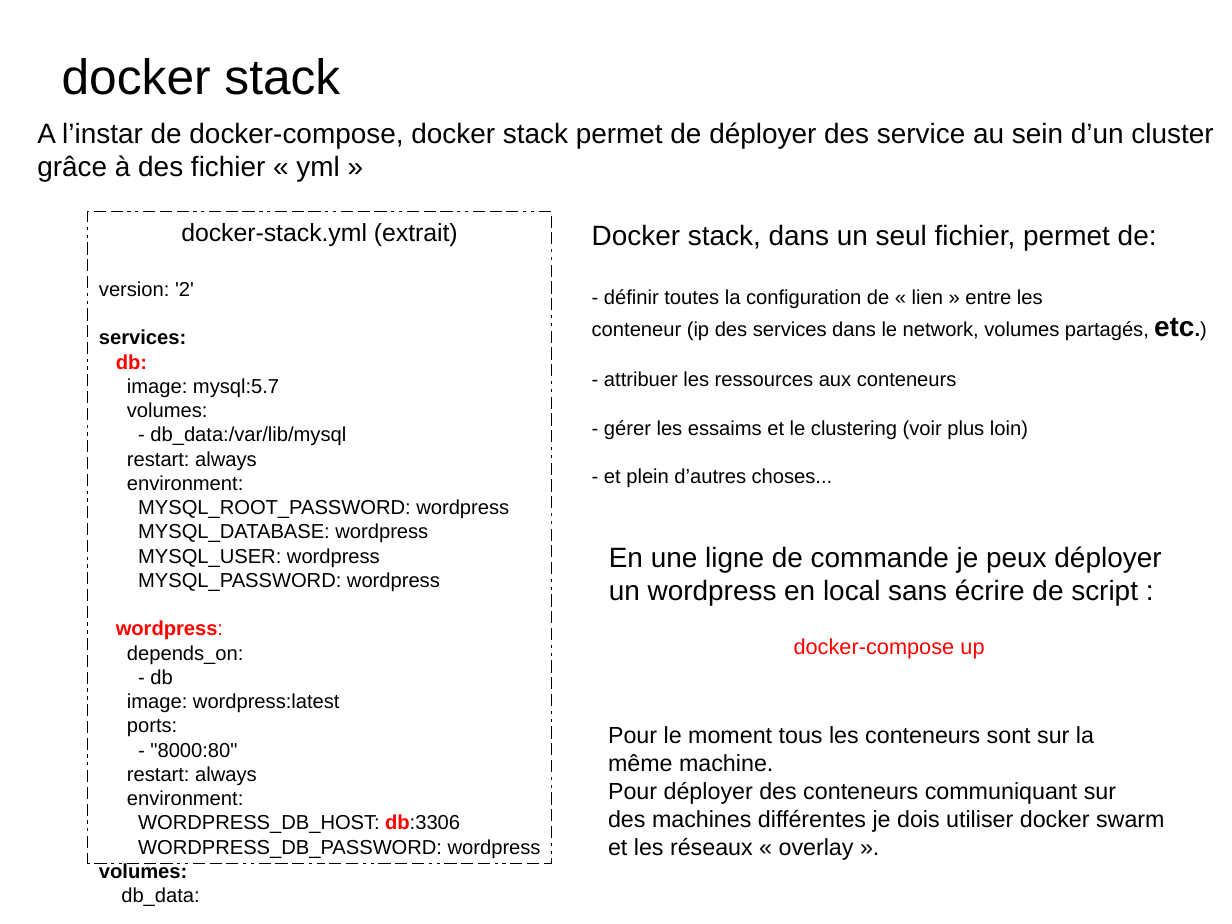
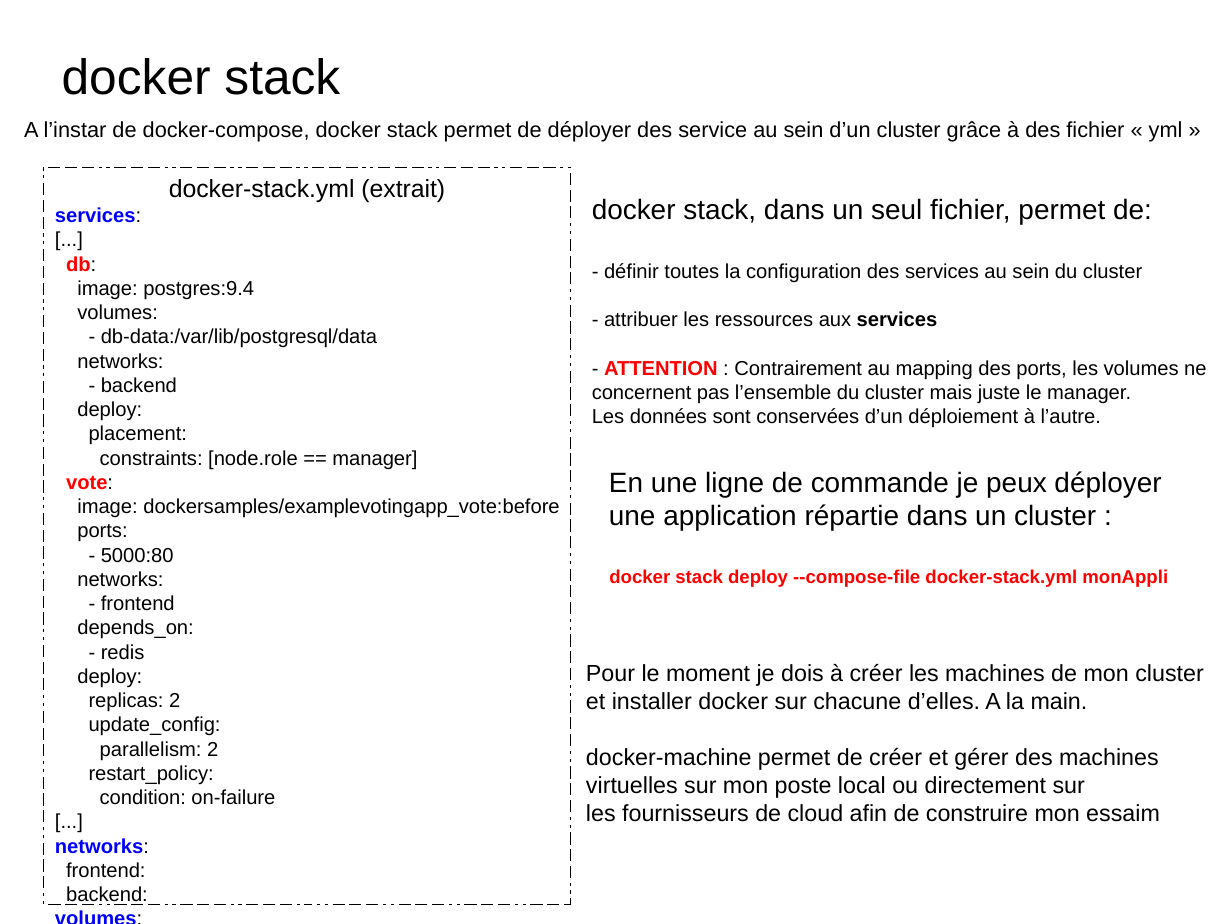
Before and after one commit to charleshuber/4t, a slide deck: slide 12 of presentation_smb215.odp. Drawn at 1232x924 pixels with LibreOffice and Linux fonts; fonts in the diff are those of the drawing. Boxes give left, top, right and bottom in pixels: in the first picture for what was removed or moved away, otherwise in the second. Text is boxed around its words. In the diff, an @@ line names an element or a change of style, - is before the commit and + after.

Commit message:
demo docker

```diff
--- a/presentation_smb215.odp
+++ b/presentation_smb215.odp
@@ text at [24, 121, 1183, 142]: text changed; size 18 to 14 pt @@
-A l’instar de docker-compose, docker stack permet de déployer des service au sein d’un cluster
-grâce à des fichier « yml »
+A l’instar de docker-compose, docker stack permet de déployer des service au sein d’un cluster grâce à des fichier « yml »
@@ text in rectangle at [44, 168, 570, 904]: paragraph added @@
+[...]
@@ text in rectangle at [44, 168, 570, 904]: text changed @@
-db_data:
+db-data:
@@ rectangle "docker-stack.yml (extrait)": place and size @@
-rectangle "docker-stack.yml (extrait)" at [88, 211, 552, 863]
+rectangle "docker-stack.yml (extrait)" at [44, 168, 570, 904]
@@ text in rectangle at [55, 207, 141, 272]: text colour #000000 to #0000FF in "services:", "volumes:"; bold off in "services:", "db:", "volumes:"; text colour #FF0000 to #000000 in "db:" @@
@@ text at [592, 198, 1206, 428]: text changed @@
-Docker stack, dans un seul fichier, permet de:
-- définir toutes la configuration de « lien » entre les
-conteneur (ip des services dans le network, volumes partagés, etc.)
-- attribuer les ressources aux conteneurs
-- gérer les essaims et le clustering (voir plus loin)
-- et plein d’autres choses...
+docker stack, dans un seul fichier, permet de:
+- définir toutes la configuration des services au sein du cluster
+- attribuer les ressources aux services
+- ATTENTION : Contrairement au mapping des ports, les volumes ne
+concernent pas l’ensemble du cluster mais juste le manager.
+Les données sont conservées d’un déploiement à l’autre.
@@ text in rectangle at [77, 280, 254, 300]: text changed @@
-image: mysql:5.7
+image: postgres:9.4
@@ text in rectangle at [99, 281, 194, 297]: paragraph removed @@
-version: '2'
@@ text in rectangle at [66, 328, 559, 611]: text changed @@
-- db_data:/var/lib/mysql
-restart: always
-environment:
-MYSQL_ROOT_PASSWORD: wordpress
-MYSQL_DATABASE: wordpress
-MYSQL_USER: wordpress
-MYSQL_PASSWORD: wordpress
-wordpress:
+- db-data:/var/lib/postgresql/data
+networks:
+- backend
+deploy:
+placement:
+constraints: [node.role == manager]
+vote:
+image: dockersamples/examplevotingapp_vote:before
+ports:
+- 5000:80
+networks:
+- frontend
@@ text "En une ligne de commande ...": place and size @@
-text "En une ligne de commande ..." at [609, 546, 1161, 658]
+text "En une ligne de commande ..." at [609, 471, 1168, 587]
@@ text at [609, 504, 1168, 587]: text changed; size 18 to 12 pt; text colour #000000 to #FF0000; bold on @@
-un wordpress en local sans écrire de script :
-docker-compose up
+une application répartie dans un cluster :
+docker stack deploy --compose-file docker-stack.yml monAppli
@@ text in rectangle at [55, 644, 275, 905]: text changed @@
-- db
-image: wordpress:latest
-ports:
-- "8000:80"
-restart: always
-environment:
-WORDPRESS_DB_HOST: db:3306
-WORDPRESS_DB_PASSWORD: wordpress
+- redis
+deploy:
+replicas: 2
+update_config:
+parallelism: 2
+restart_policy:
+condition: on-failure
+[...]
+networks:
+frontend:
+backend:
@@ text at [586, 664, 1203, 822]: text changed @@
-Pour le moment tous les conteneurs sont sur la
-même machine.
-Pour déployer des conteneurs communiquant sur
-des machines différentes je dois utiliser docker swarm
-et les réseaux « overlay ».
+Pour le moment je dois à créer les machines de mon cluster
+et installer docker sur chacune d’elles. A la main.
+docker-machine permet de créer et gérer des machines
+virtuelles sur mon poste local ou directement sur
+les fournisseurs de cloud afin de construire mon essaim
```
Also in this commit, not shown: 3 other slides changed, 1 other file.
